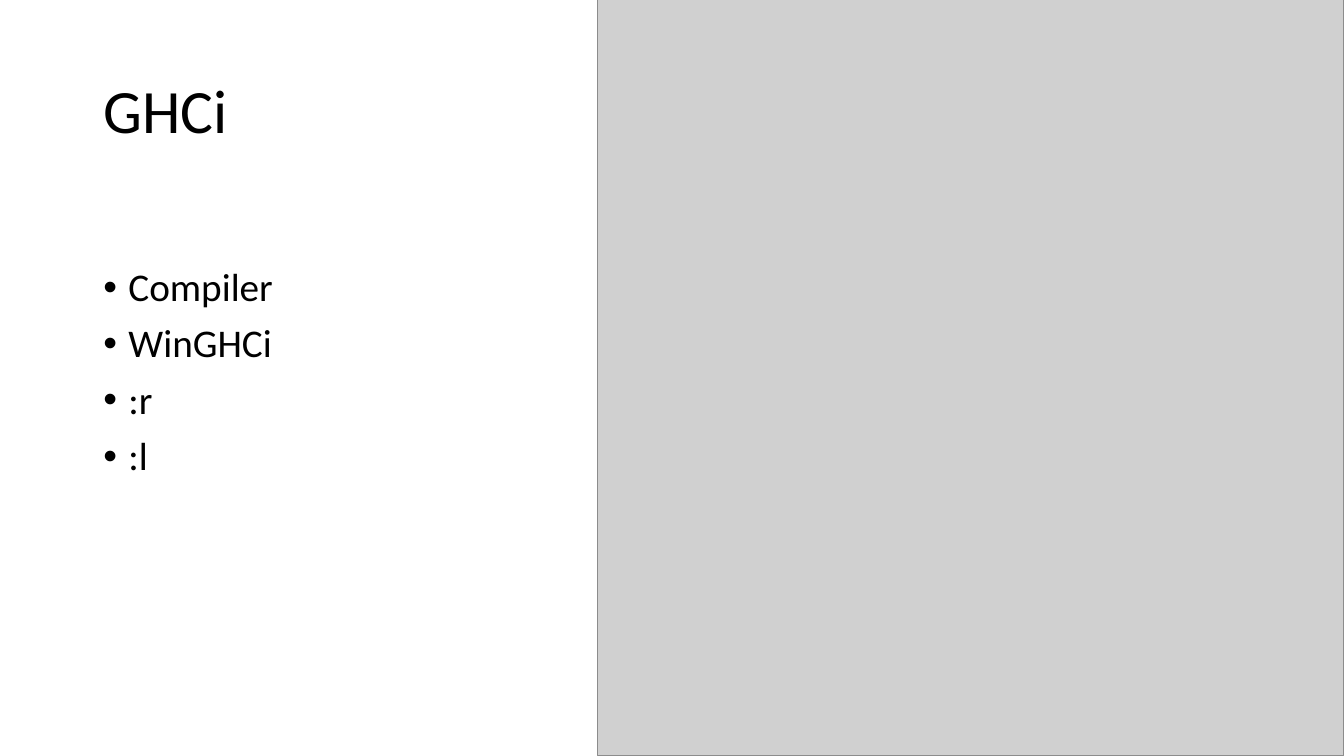
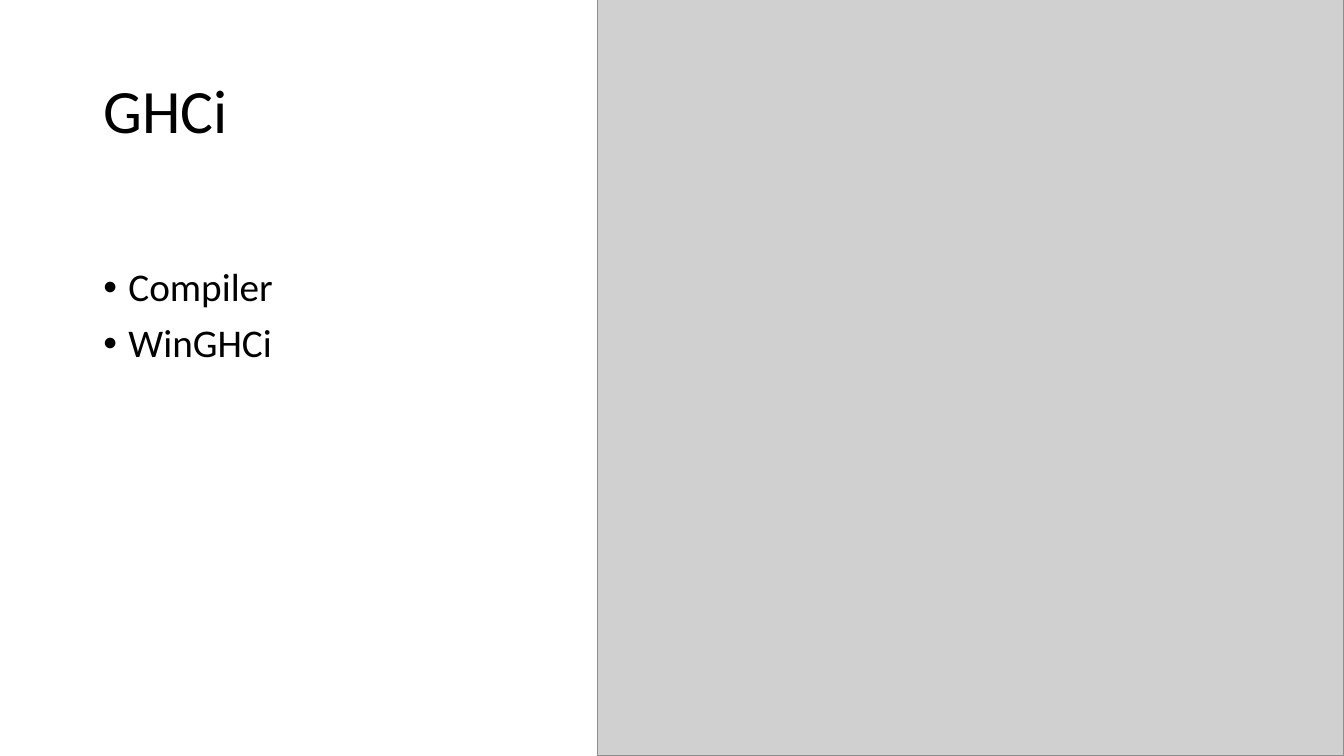
Before and after one commit to ssssssander/new-technology-haskell, a slide deck: slide 8 of haskell.pptx (slide 7 before the commit). Drawn at 1344x756 pixels with LibreOffice and Linux fonts; fonts in the diff are those of the drawing; grey boxes stand for pictures; background and template pictures are left out. Boxes give left, top, right and bottom in pixels: in the first picture for what was removed or moved away, otherwise in the second. Text is boxed around its words. In the diff, an @@ line names an element or a change of style, - is before the commit and + after.

```diff
--- a/haskell.pptx
+++ b/haskell.pptx
@@ text at [128, 395, 152, 471]: paragraphs removed @@
-• :r
-• :l
```
Also in this commit, not shown: 1 other slide changed, 1 slide added, 11 other files.
